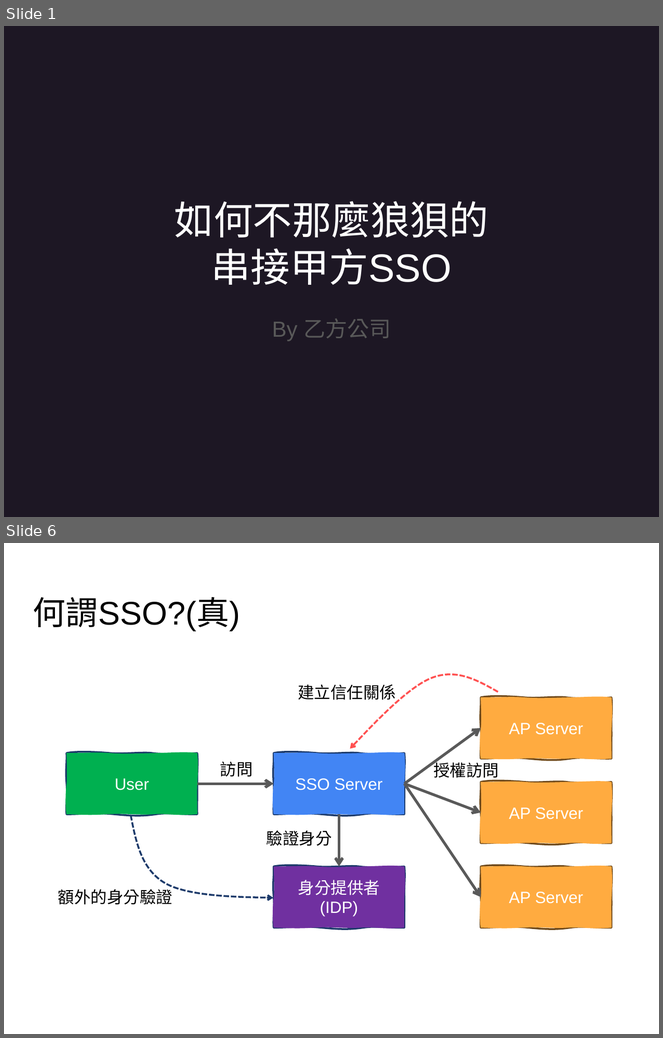
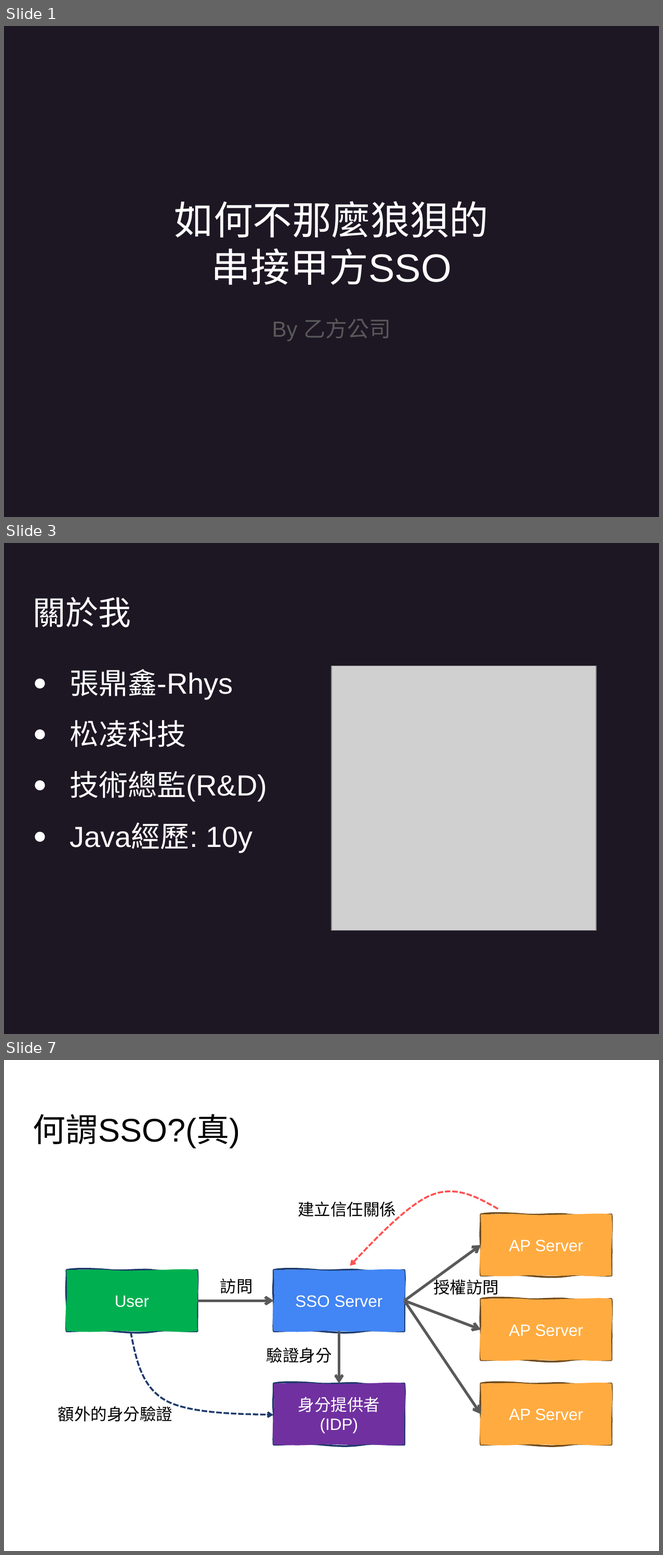
Before and after one commit to Sevenflanks/jcconf-2024-sso-flow-demo, a slide deck: JCC24_slide_Rhys.pptx. Shown one above the other, each under a label of ours: slides 1 and 6 before the commit, slides 1, 3 and 7 after it; the slides between them are not shown. The pictures are 663x1038 and 663x1555 pixels, drawn with LibreOffice and Linux fonts; fonts in the diff are those of the drawing; grey boxes stand for pictures; background and template pictures are left out. Boxes give left, top, right and bottom in pixels: in the first picture for what was removed or moved away, otherwise in the second. Text is boxed around its words. In the diff, an @@ line names an element or a change of style, - is before the commit and + after.

```diff
--- a/JCC24_slide_Rhys.pptx
+++ b/JCC24_slide_Rhys.pptx
@@ slide 3 added at box(4, 543, 659, 1034), background #1D1724 @@
@@ title added at box(33, 597, 131, 628), 36 pt, text #FFFFFF @@
+關於我
@@ picture added at box(332, 666, 596, 931) @@
@@ text added at box(70, 669, 267, 853), 32 pt, text #FFFFFF @@
+● 張鼎鑫-Rhys
+● 松凌科技
+● 技術總監(R&D)
+● Java經歷: 10y
@@ what was slide 6 is now slide 7 @@
```
Also in this commit, not shown: 10 slides changed.
